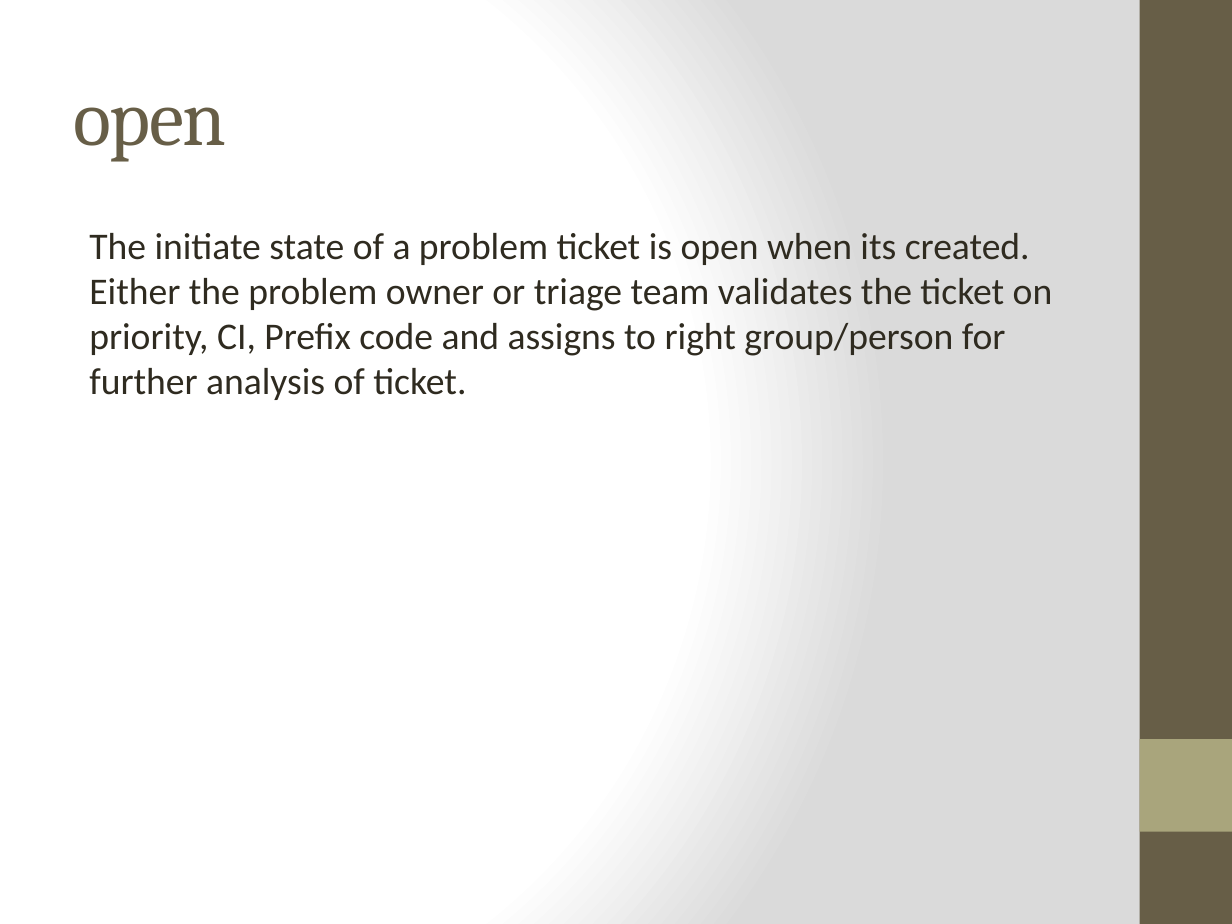
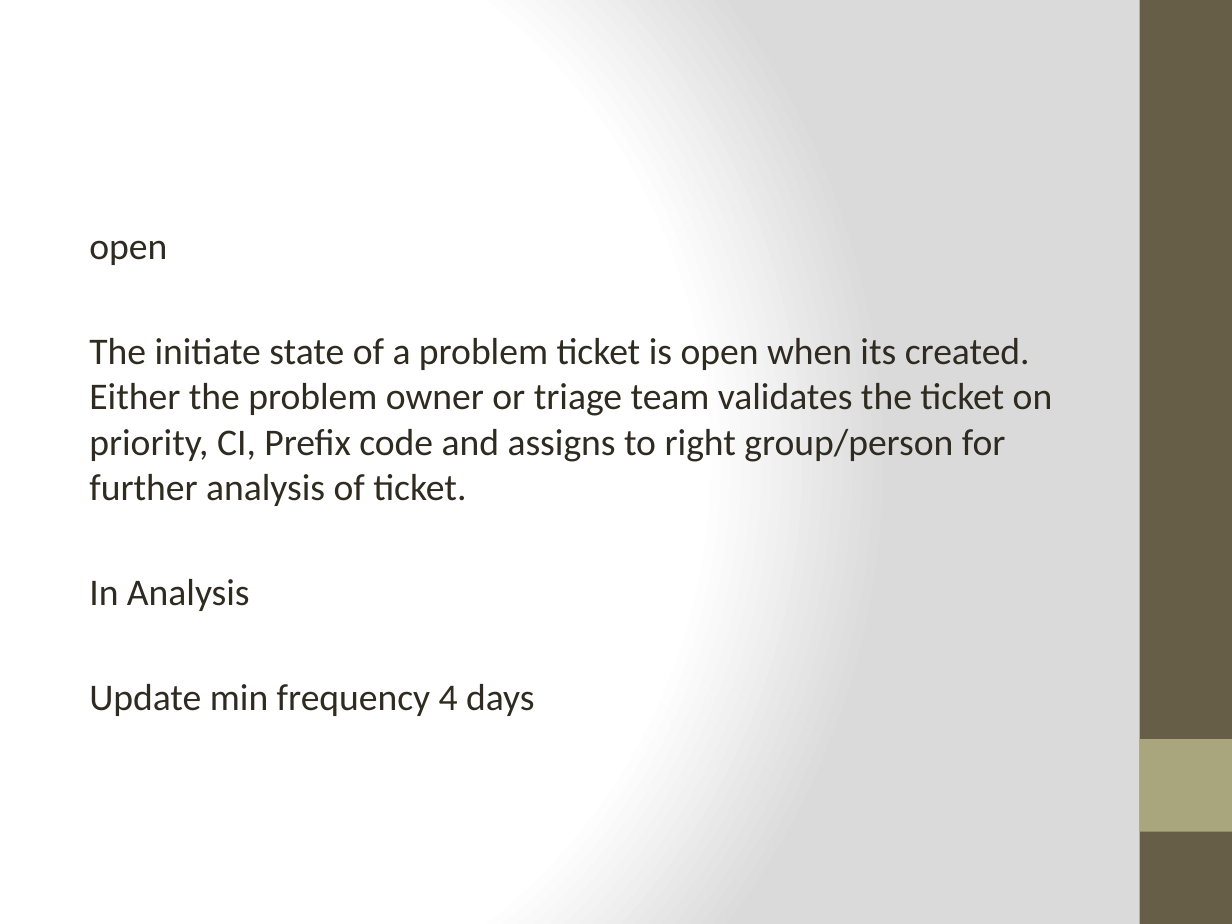
Before and after one commit to Group5LoanApplication/LAp, a slide deck: slide 19 of Incident Management.pptx (slide 17 before the commit). Drawn at 1232x924 pixels with LibreOffice and Linux fonts; fonts in the diff are those of the drawing. Boxes give left, top, right and bottom in pixels: in the first picture for what was removed or moved away, otherwise in the second. Text is boxed around its words. In the diff, an @@ line names an element or a change of style, - is before the commit and + after.

```diff
--- a/Incident Management.pptx
+++ b/Incident Management.pptx
@@ title removed at <box>74,107,226,162</box> @@
-open
@@ text at <box>89,240,167,265</box>: paragraph added @@
+open
@@ text at <box>89,579,534,716</box>: paragraphs added @@
+In Analysis
+Update min frequency 4 days
```
Also in this commit, not shown: 8 other slides changed, 6 slides added, 4 slides removed.
